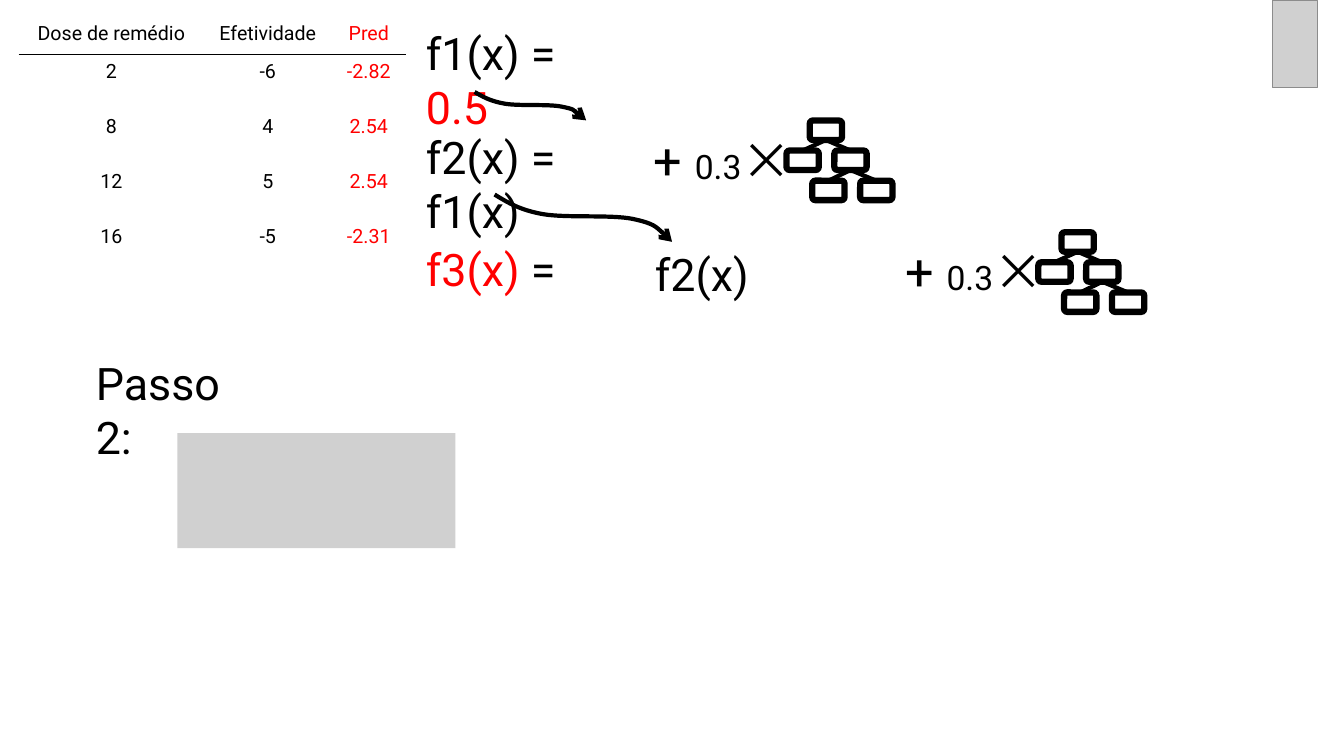
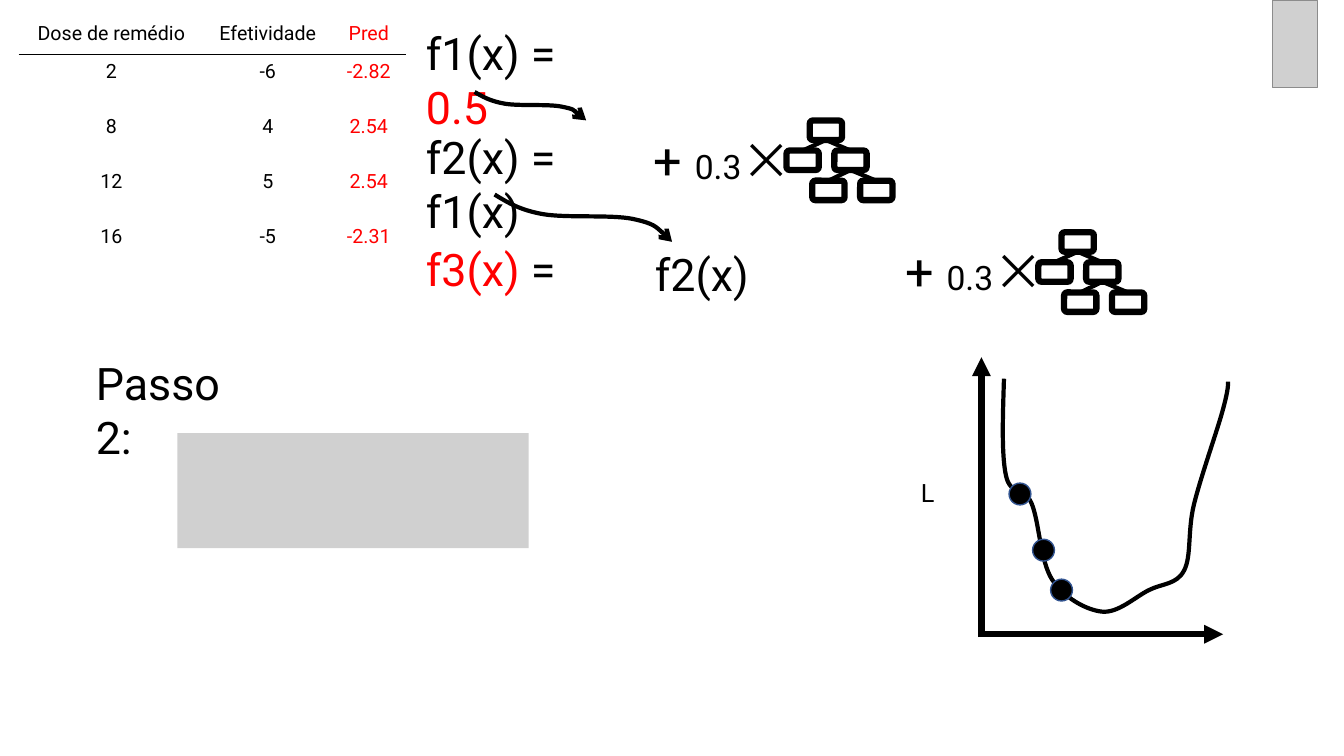
Before and after one commit to curso-r/202005-xgboost, a slide deck: slide 26 of slides/slides_xgb_teoria_e_passo_a_passo.pptx. Drawn at 1344x756 pixels with LibreOffice and Linux fonts; fonts in the diff are those of the drawing; grey boxes stand for pictures. Boxes give left, top, right and bottom in pixels: in the first picture for what was removed or moved away, otherwise in the second. Text is boxed around its words. In the diff, an @@ line names an element or a change of style, - is before the commit and + after.

```diff
--- a/slides/slides_xgb_teoria_e_passo_a_passo.pptx
+++ b/slides/slides_xgb_teoria_e_passo_a_passo.pptx
@@ arrow added from (982, 637) to (982, 357), #000000 4.5 pt @@
@@ freeform shape added at (1003,379,1229,612), outline #000000 3 pt @@
@@ picture: place and size @@
-picture at (177,434,456,548)
+picture at (177,434,529,548)
@@ text added at (921,484,935,502), 18 pt, text #000000 @@
+L
@@ ellipse added at (1009,483,1031,505), fill #000000, outline #325491 1 pt @@
@@ ellipse added at (1032,539,1055,562), fill #000000, outline #325491 1 pt @@
@@ ellipse added at (1051,580,1073,602), fill #000000, outline #325491 1 pt @@
@@ arrow added from (982, 634) to (1223, 634), #000000 4.5 pt @@
```
Also in this commit, not shown: 17 other slides changed, 1 other file.
